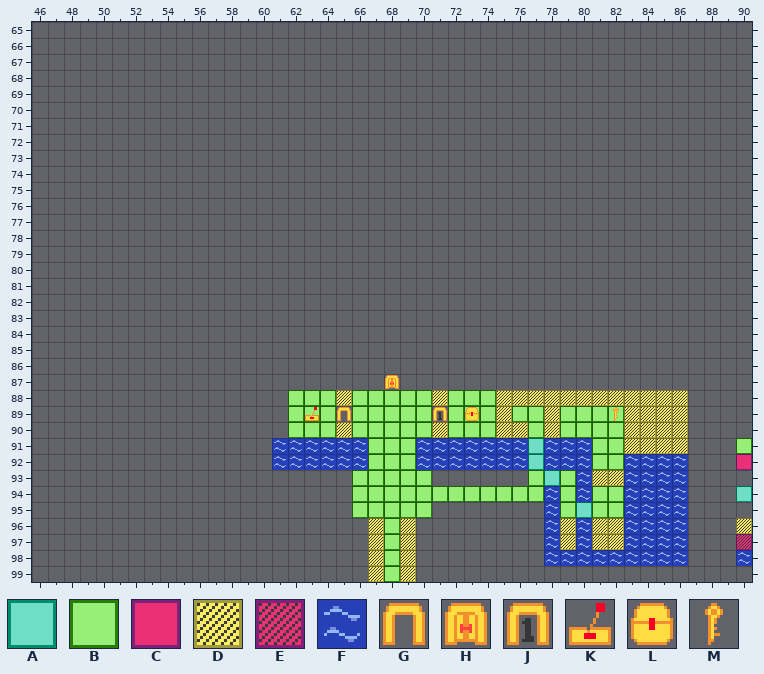
Level history. Tiled map: GreatTreeForest.tmx. Above, as it was before the edit.
Cells are 16x16 px. Shown: x 46..90, y 65..99.
Key: from "defaultTileSet": A 0, B 1, C 4, D 9, E 10, F 16, G 32, H 33, J 34, K 41, L 42, M 43.
_ is an empty cell.
Layer "Overworld 1F" before, first column x 46:
 65 _____________________________________________
 66 _____________________________________________
 67 _____________________________________________
 68 _____________________________________________
 69 _____________________________________________
 70 _____________________________________________
 71 _____________________________________________
 72 _____________________________________________
 73 _____________________________________________
 74 _____________________________________________
 75 _____________________________________________
 76 _____________________________________________
 77 _____________________________________________
 78 _____________________________________________
 79 _____________________________________________
 80 _____________________________________________
 81 _____________________________________________
 82 _____________________________________________
 83 _____________________________________________
 84 _____________________________________________
 85 _____________________________________________
 86 _____________________________________________
 87 _____________________________________________
 88 ________________BBBDBBBBBDBBBDDDDDDDDDDDD____
 89 ________________BBB_BBBBB_BBBDBBDBBBBDDDD____
 90 ________________BBBDBBBBBDBBBDDBDBBBBDDDD____
 91 _______________FFFFFFBBBFFFFFFFAFFFBBDDDD___B
 92 _______________FFFFFFBBBFFFFFFFAFFFBBFFFF___C
 93 ____________________BBBBB______BABFDDFFFF____
 94 ____________________BBBBBBBBBBBBFBFBBFFFF___A
 95 ____________________BBBBB_______FBABBFFFF____
 96 _____________________DBD________FDFDDFFFF___D
 97 _____________________DBD________FDFDDFFFF___E
 98 _____________________DBD________FFFFFFFFF___F
 99 _____________________DBD_____________________
Layer "Items" before, first column x 48:
66 ___________________________________
67 ___________________________________
68 ___________________________________
69 ___________________________________
70 ___________________________________
71 ___________________________________
72 ___________________________________
73 ___________________________________
74 ___________________________________
75 ___________________________________
76 ___________________________________
77 ___________________________________
78 ___________________________________
79 ___________________________________
80 ___________________________________
81 ___________________________________
82 ___________________________________
83 ___________________________________
84 ___________________________________
85 ___________________________________
86 ___________________________________
87 ____________________H______________
88 ___________________________________
89 _______________K_G_____J_L________M
90 ___________________________________
91 ___________________________________
92 ___________________________________
And afterwards:
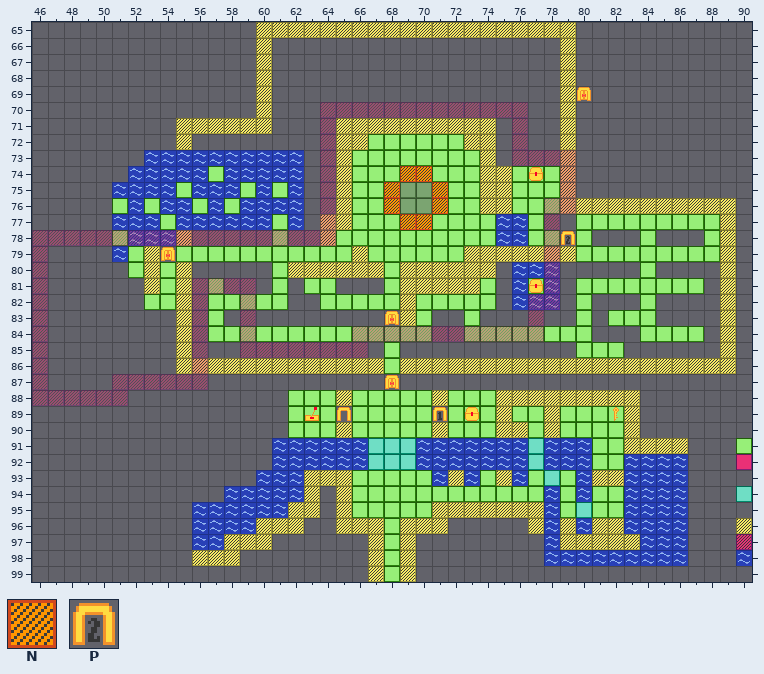
Further tiles: from "defaultTileSet": N 8, P 35.
Tiles of an added or newly shown layer are drawn over the layers below it.
Difference:
Layer "Overworld 1F":
y 65: x 60..79 ____________________ -> DDDDDDDDDDDDDDDDDDDD
y 66..70: x 60 _ -> D; x 79 _ -> D
y 71: x 55..60 ______ -> DDDDDD; x 65..74 __________ -> DDDDDDDDDD; x 79 _ -> D
y 72: x 55 _ -> D; x 65..74 __________ -> DDBBBBBBDD; x 79 _ -> D
y 73: x 53..62 __________ -> FFFFFFFFFF; x 65..74 __________ -> DBBBBBBBBD; x 79 _ -> D
y 74: x 52..62 ___________ -> FFFFFBFFFFF; x 65..79 _______________ -> DBBBNNBBBDDBBBD
y 75: x 51..62 ____________ -> FFFFBFFFBFBF; x 65..68 ____ -> DBBN; x 71..79 _________ -> NBBDDBBBD
y 76: x 51..62 ____________ -> BFBFFBFBFFFF; x 65..68 ____ -> DBBN; x 71..89 ___________________ -> NBBDDBBBDDDDDDDDDDD
y 77: x 51..62 ____________ -> FFFBFFFFFFBF; x 64..77 ______________ -> DDBBBNNBBBBFFB; x 80..89 __________ -> BBBBBBBBBD
y 78: x 51..55 _____ -> BFFFD; x 61 _ -> B; x 64..78 _______________ -> DBBBBBBBBBBFFBB; x 80 _ -> B; x 84 _ -> B; x 88..89 __ -> BD
y 79: x 51..53 ___ -> FBD; x 55..89 ___________________________________ -> BBBBBBBBBBBDBBBBBBDDDDDDDBBBBBBBBBD
y 80: x 52..55 ____ -> BDBD; x 61..74 ______________ -> BDDDDDDBDDDDDD; x 76..78 ___ -> FFF; x 84 _ -> B; x 89 _ -> D
y 81: x 53..55 ___ -> DBD; x 57 _ -> B; x 61 _ -> B; x 63..64 __ -> BB; x 68..74 _______ -> BDDDDDB; x 76..78 ___ -> FBF; x 80..87 ________ -> BBBBBBBB; x 89 _ -> D
y 82: x 53..55 ___ -> BBD; x 57..61 _____ -> BBBBB; x 64..74 ___________ -> BBBBBDBBBBB; x 76..78 ___ -> FFF; x 80 _ -> B; x 84 _ -> B; x 89 _ -> D
y 83: x 55 _ -> D; x 57 _ -> B; x 69..70 __ -> DB; x 73 _ -> B; x 80 _ -> B; x 82..84 ___ -> BBB; x 89 _ -> D
y 84: x 55 _ -> D; x 57..70 ______________ -> BBBBBBBBBBBBBB; x 73..80 ________ -> BBBBBBBB; x 84..87 ____ -> BBBB; x 89 _ -> D
y 85: x 55 _ -> D; x 68 _ -> B; x 80..82 ___ -> BBB; x 89 _ -> D
y 86: x 55..89 ___________________________________ -> DDDDDDDDDDDDDBDDDDDDDDDDDDDDDDDDDDD
y 88..90: x 84..86 DDD -> ___
y 91..92: x 67..69 BBB -> AAA
y 93: x 60..65 ______ -> FFFDDD; x 71..76 ______ -> FDFBDF
y 94: x 58..63 ______ -> FFFFFD; x 65 _ -> D
y 95: x 56..63 ________ -> FFFFFFDD; x 65 _ -> D; x 71..77 _______ -> DDDDDDD
y 96: x 56..62 _______ -> FFFFDDD; x 65..66 __ -> DD; x 70..71 __ -> DD; x 77 _ -> D
y 97: x 56..60 _____ -> FFDDD; x 80 F -> D; x 83 F -> D
y 98: x 56..58 ___ -> DDD
Layer "DreamWorld" (added):
y 70: x 64..76 _____________ -> EEEEEEEEEEEEE
y 71..72: x 64 _ -> E; x 76 _ -> E
y 73: x 64 _ -> E; x 76..79 ____ -> EEEE
y 74..75: x 64 _ -> E; x 79 _ -> E
y 76: x 64 _ -> E; x 78..79 __ -> EE
y 77: x 64 _ -> E; x 78 _ -> E
y 78: x 46..64 ___________________ -> EEEEEEEEEEEEEEEEEEE; x 78 _ -> E
y 79..80: x 46 _ -> E; x 78 _ -> E
y 81: x 46 _ -> E; x 56..59 ____ -> EEEE; x 78 _ -> E
y 82: x 46 _ -> E; x 56 _ -> E; x 59 _ -> E; x 77..78 __ -> EE
y 83: x 46 _ -> E; x 56 _ -> E; x 59 _ -> E; x 77 _ -> E
y 84: x 46 _ -> E; x 56 _ -> E; x 59 _ -> E; x 66..77 ____________ -> EEEEEEEEEEEE
y 85: x 46 _ -> E; x 56 _ -> E; x 59..66 ________ -> EEEEEEEE
y 86: x 46 _ -> E; x 56 _ -> E
y 87: x 46 _ -> E; x 51..56 ______ -> EEEEEE
y 88: x 46..51 ______ -> EEEEEE
Layer "Overworld 2F" (added):
y 75..76: x 69..70 __ -> BB
Layer "Items":
y 69: x 80 _ -> H
y 74: x 77 _ -> L
y 78: x 79 _ -> P
y 79: x 54 _ -> H
y 81: x 77 _ -> L
y 83: x 68 _ -> H
Boxes around the changes in both pictures, in picture pixels (x1, y1, x2, y2):
changed: (32, 22, 736, 438)
changed: (368, 438, 416, 470)
added: (192, 470, 368, 566)
added: (432, 470, 528, 486)
added: (416, 502, 544, 534)
changed: (576, 534, 592, 550)
changed: (624, 534, 640, 550)
